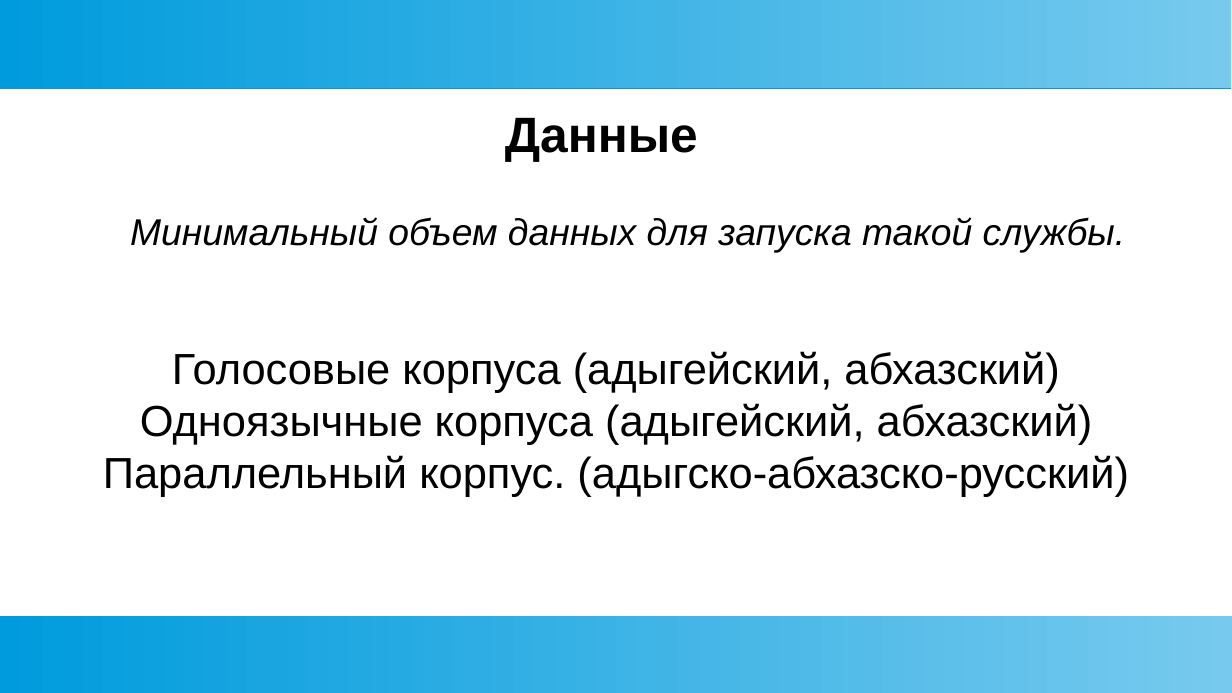
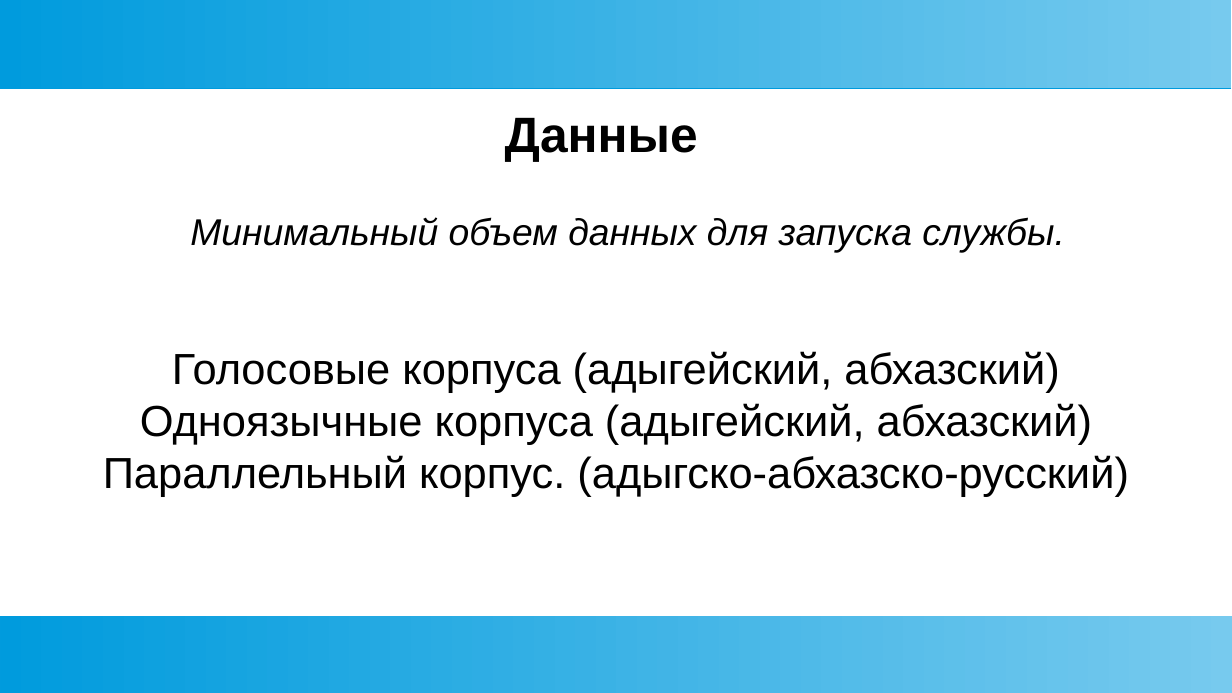
Before and after one commit to danielinux7/anana, a slide deck: slide 8 of docs/metaverse.pptx (slide 7 before the commit). Drawn at 1232x693 pixels with LibreOffice and Linux fonts; fonts in the diff are those of the drawing. Boxes give left, top, right and bottom in pixels: in the first picture for what was removed or moved away, otherwise in the second. Text is boxed around its words. In the diff, an @@ line names an element or a change of style, - is before the commit and + after.

```diff
--- a/docs/metaverse.pptx
+++ b/docs/metaverse.pptx
@@ text at (190,217,1065,253): text changed @@
-Минимальный объем данных для запуска такой службы.
+Минимальный объем данных для запуска службы.
```
Also in this commit, not shown: 1 other slide changed, 1 slide added.
